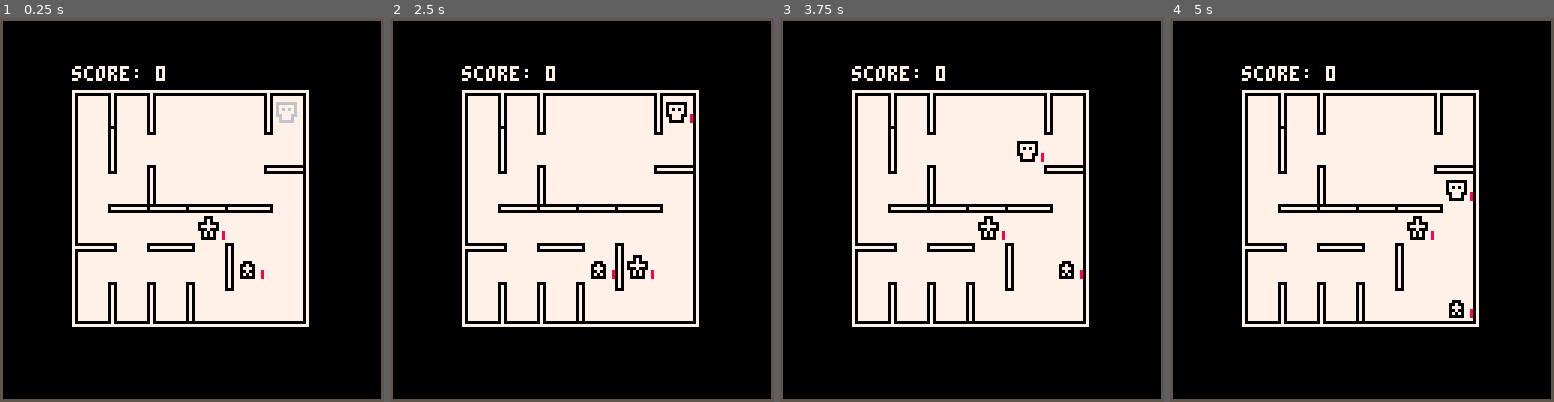
Above: before the commit, frames 1-4 (left to right).
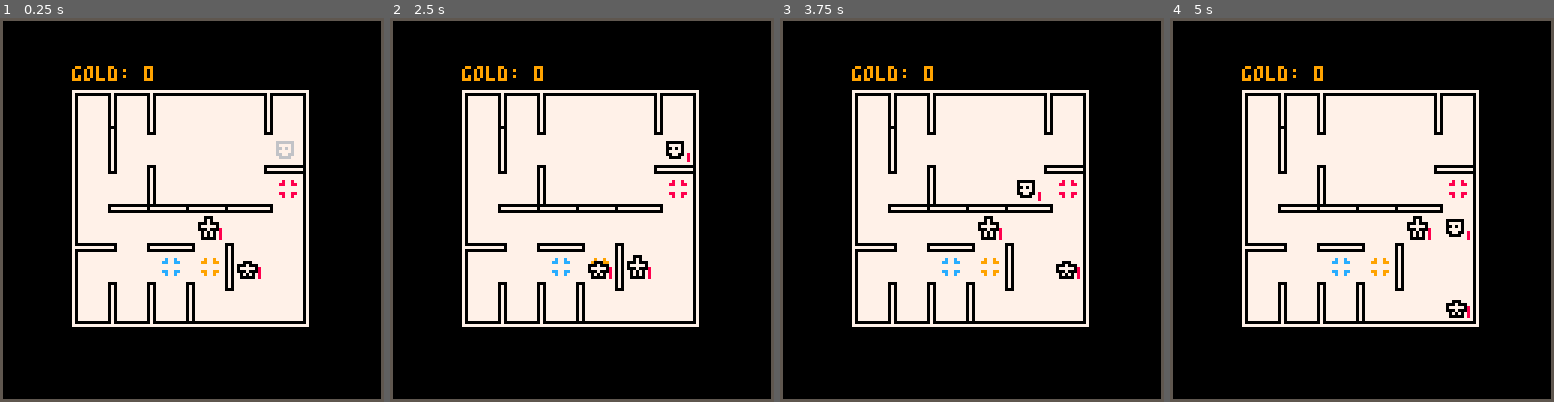
Above: after the commit, the same moments.

Repository: taylordolan/grid-folks
Game: PICO-8 cartridge grid_folks.p8
Two runs of this game, one before a commit and one after it. Both use one fixed random seed, a clock stepped at 60 frames per second and the inputs below.
Inputs:
- Up to frame 1 (0.25 s): no input
- Up to frame 2 (2.5 s): tap X (X key) at 1.07, 2.07, 2.4 s; hold Left 1.97-2.37 s; hold Down from 2.42 s (still down)
- Up to frame 3 (3.75 s): tap X (X key) every 0.33 s from 2.73 to 3.73 s; release Down at 2.82 s; hold Right 2.87-3.53 s; hold Up from 3.58 s (still down)
- Up to frame 4 (5 s): tap X (X key) at 4.07, 4.4, 4.73 s; release Up at 4.08 s; hold Right 4.13-4.53 s; hold Down from 4.58 s (still down)

The runs differ from the first frame. In frame 1, 1.2% of the frame differs, in the area x 18-78%, y 12-68%; in frame 2, 1.2%; in frame 3, 1.2%, in the area x 18-79%, y 12-68%; in frame 4, 1.2%.

Commit message:
more graphics updates

Diff:
--- a/grid_folks.p8
+++ b/grid_folks.p8
@@ -114,7 +114,7 @@
   -- set_tile(health_tile, {3,6})
   -- set_tile(score_tile, {6,3})
 
-  -- generate_potential_tiles()
+  generate_potential_tiles()
 
   -- heroes
   hero_a = create_hero()
@@ -196,7 +196,8 @@
   end
 
   function draw_score()
-    print("score: "..score, padding_left - ceil(margin / 2), 16, 7)
+    print("gold: "..score, padding_left - ceil(margin / 2), 16, 9)
+    -- print(score, padding_left - ceil(margin / 2) + 26, 16, 9)
   end
 
   function draw_wall_right(x_pos, y_pos)
@@ -253,7 +254,7 @@
 
   function draw_health(x_pos, y_pos, amount)
     for i = 1, amount do
-      pset(x_pos + 8, y_pos + 8 - i, 8)
+      pset(x_pos + 7, y_pos + 8 - i, 8)
     end
   end
 
@@ -296,7 +297,7 @@
   if game_over then
 		local msg = "dead"
 		local msg_x = 64 - (#msg * 4) / 2
-		print(msg, msg_x, 62, 8)
+		print(msg, msg_x, 61, 8)
 	end
 end
 
@@ -491,8 +492,8 @@
 		type = "hero",
     base_sprite = 17,
     sprite = null,
-    max_health = 3,
-    health = 3,
+    max_health = 4,
+    health = 4,
 
     -- effects
     dash = false,
@@ -677,7 +678,7 @@
             new_enemy.stunned = true
           end
         end
-        if turns > 0 and turns % 10 == 0 then
+        if turns > 0 and turns % 12 == 0 then
           local new_pre_enemy = create_pre_enemy()
           deploy(new_pre_enemy, {"hero", "enemy", "pre-enemy"})
         end
Not shown, changed: 32 lines of the sprite sheet (__gfx__) section of grid_folks.p8
